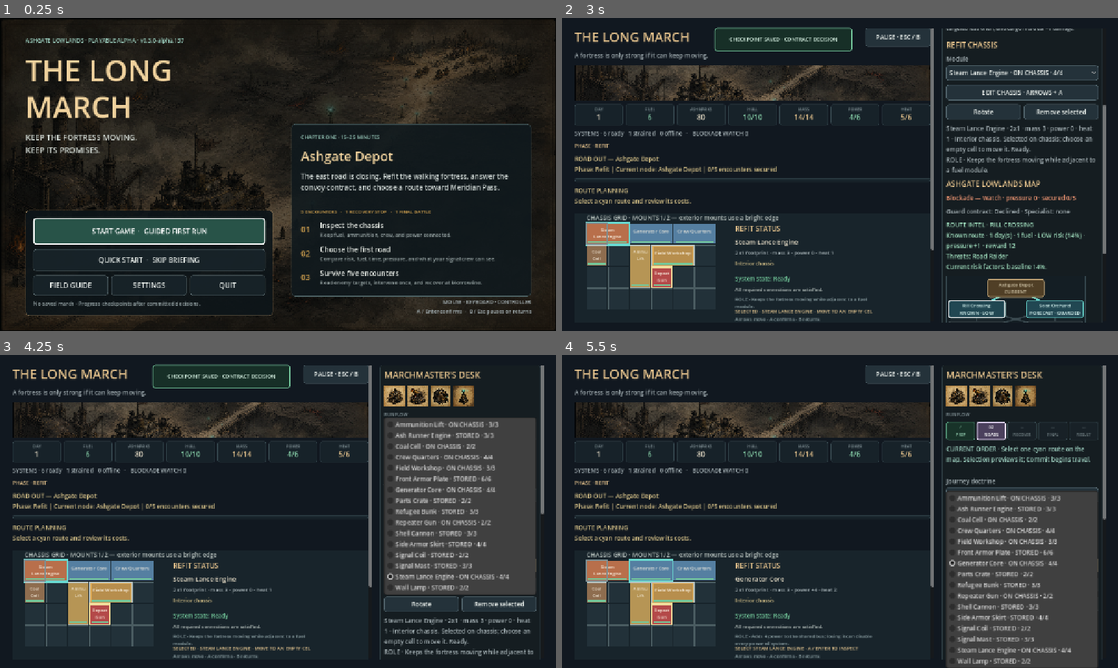
Above: before the commit, frames 1-4 (two rows, left to right).
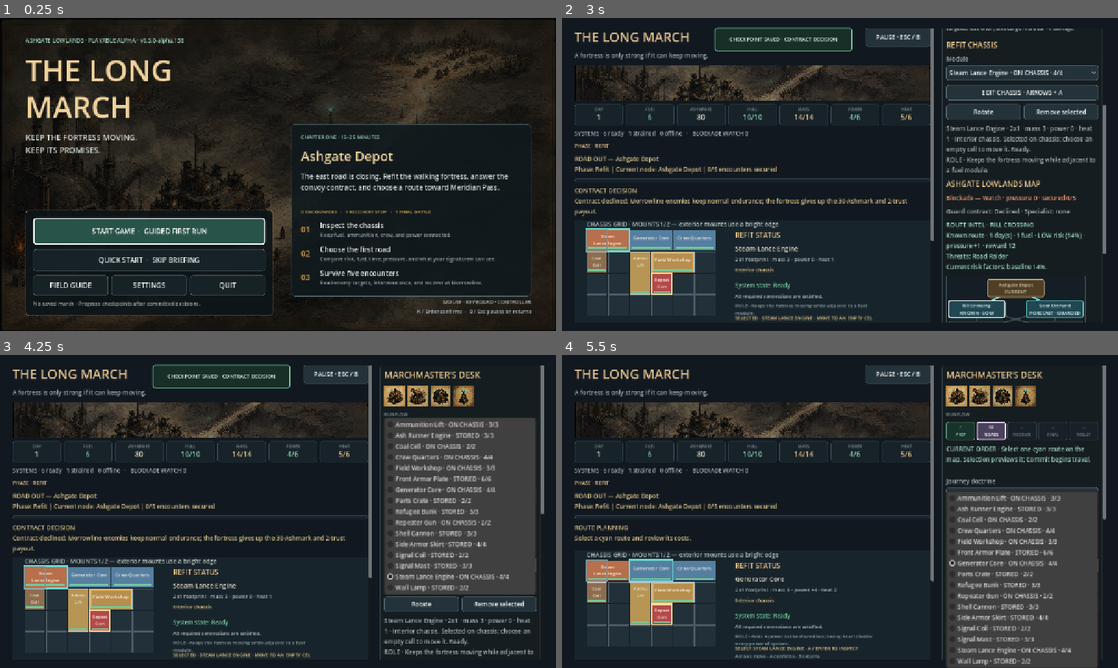
Above: after the commit, the same moments.

Repository: raphaelroshan/the-long-march
Game: Godot game, scene res://scenes/App.tscn
Same seed, same stepped clock (60 frames per second), same inputs: the game is played once before the commit and once after it.
Inputs:
- Up to frame 1 (0.25 s): no input
- Up to frame 2 (3 s): click "START GAME · GUIDED FIRST RUN" at 0.5 s; click "GUARD THE CONVOY MORROWLINE ·…" at 1.25 s; click "SKIP BRIEFING" at 2 s; click "TRAVEL UNBOUND NO EXTRA ENEMY…" at 2.75 s
- Up to frame 3 (4.25 s): click "Steam Lance Engine · ON CHASS…" at 3.5 s
- Up to frame 4 (5.5 s): click "Protect Cargo" at 4.25 s; click "Generator Core · ON CHASSIS ·…" at 5 s

The runs differ from the first frame. In frame 1, less than 0.1% of the frame differs, in the area x 32-33%, y 6-8%; in frame 2, 6.0%, in the area x 2-67%, y 54-97%; in frame 3, 6.0%; in frame 4, less than 0.1%.

Commit message:
Keep contract consequences visible

Diff:
--- a/project.godot
+++ b/project.godot
@@ -4,7 +4,7 @@
 
 [application]
 config/name="The Long March"
-config/version="0.3.0-alpha.137"
+config/version="0.3.0-alpha.138"
 run/main_scene="res://scenes/App.tscn"
 config/features=PackedStringArray("4.4", "GL Compatibility")
 
--- a/src/core/fortress_state.gd
+++ b/src/core/fortress_state.gd
@@ -436,12 +436,14 @@
 	if guard_contract_status != "offered":
 		return {"ok": false, "reason": "the guard contract has already been answered"}
 	guard_contract_status = "accepted" if accept else "declined"
+	var message := ""
 	if accept:
-		log.append("Accepted the Morrowline Parts Guard contract. The convoy approach gains additional enemy endurance, but pays 30 Ashmarks and 2 trust.")
+		message = "Contract accepted: each enemy on the Morrowline approach gains 1 HP; safe arrival pays 30 Ashmarks and 2 trust."
 	else:
 		mobility_tendency += 1
-		log.append("Declined the Morrowline Parts Guard contract to preserve freedom of movement.")
-	return {"ok": true, "status": guard_contract_status, "summary": summary()}
+		message = "Contract declined: Morrowline enemies keep normal endurance; the fortress gives up the 30-Ashmark and 2-trust payout."
+	log.append(message)
+	return {"ok": true, "status": guard_contract_status, "message": message, "summary": summary()}
 
 func campaign_event_details() -> Dictionary:
 	match campaign_event_pending:
--- a/src/ui/main.gd
+++ b/src/ui/main.gd
@@ -1244,13 +1244,14 @@
 func _on_guard_contract_pressed(accept: bool) -> void:
 	var result := state.choose_guard_contract(accept)
 	if bool(result.get("ok", false)):
-		_set_event("Accepted the Morrowline Parts Guard contract." if accept else "Declined the guard contract. The fortress will travel without the convoy obligation.")
+		_set_event("CONTRACT DECISION\n%s" % String(result.get("message", "Contract decision recorded.")))
 		_journal_event("guard_contract_answered", {"accepted": accept})
 		_checkpoint("contract_answered")
 	else:
 		_set_event("Contract choice blocked: %s." % String(result.get("reason", "unknown")))
 	_refresh_ui()
 	if bool(result.get("ok", false)):
+		encounter_label.text = "CONTRACT DECISION\n%s" % String(result.get("message", "Contract decision recorded."))
 		focus_current_action.call_deferred()
 
 func _on_campaign_node_pressed(index: int) -> void:
--- a/tests/test_fortress_state.gd
+++ b/tests/test_fortress_state.gd
@@ -369,7 +369,9 @@
 	var state := LongMarchState.new(1107)
 	_install_campaign_signal_loadout(state)
 	state.start_campaign()
-	_expect(bool(state.choose_guard_contract(true).get("ok", false)), "the Morrowline guard contract should be accepted at Ashgate")
+	var contract_result := state.choose_guard_contract(true)
+	_expect(bool(contract_result.get("ok", false)), "the Morrowline guard contract should be accepted at Ashgate")
+	_expect(String(contract_result.get("message", "")).contains("each enemy") and String(contract_result.get("message", "")).contains("30 Ashmarks") and String(contract_result.get("message", "")).contains("2 trust"), "accepting the contract should return a complete consequence receipt")
 	_campaign_battle(state, "rill_crossing", "protect_cargo")
 	_campaign_battle(state, "broken_relay")
 	_expect(state.campaign_event_pending == "lost_signal", "the Broken Relay should require an authored local decision")
--- a/tests/test_prototype_flow.gd
+++ b/tests/test_prototype_flow.gd
@@ -196,12 +196,12 @@
 	await process_frame
 	await process_frame
 	_expect(game.state.guard_contract_status == "accepted", "the guard contract should be selectable through the UI")
+	_expect(game.event_label.text.begins_with("CONTRACT DECISION") and game.encounter_label.text.begins_with("CONTRACT DECISION") and game.encounter_label.text.contains("each enemy") and game.encounter_label.text.contains("30 Ashmarks") and game.encounter_label.text.contains("2 trust"), "the accepted contract should leave an exact above-fold consequence receipt after its choice cards disappear")
 	_expect(game.guidance_label.text.contains("Select one cyan route"), "the objective should advance immediately after the contract is answered")
 	_expect(game.current_run_flow_step == 1 and game.run_flow_labels[0].text.begins_with("✓"), "answering the contract should advance the tracker to the Lowlands roads")
 	_expect(game.campaign_map.status_for("rill_crossing") == "available" and not game.campaign_map.button_for("rill_crossing").disabled, "answering the contract should activate the opening map nodes")
 	_expect(game.campaign_map.button_for("rill_crossing").text.contains("KNOWN · LOW") and game.campaign_map.button_for("soot_orchard").text.contains("FORECAST · GUARDED"), "available map nodes should expose compact scouting and risk comparisons before focus")
 	_expect(game.campaign_map.button_for("rill_crossing").has_focus(), "resolving the contract should hand controller focus to the first route")
-	_expect(game.encounter_label.text.begins_with("ROUTE PLANNING"), "the post-contract status should name the next actionable phase")
 	_expect(game.right_scroll.get_global_rect().encloses(game.campaign_map.button_for("rill_crossing").get_global_rect()), "route focus should scroll the selected action fully into view")
 	var route_viewport_rect: Rect2 = game.right_scroll.get_global_rect()
 	var route_asset_rect: Rect2 = game.asset_row.get_global_rect()
--- a/tools/ci_manifest.json
+++ b/tools/ci_manifest.json
@@ -1,7 +1,7 @@
 {
   "slug": "the-long-march",
   "display_name": "The Long March",
-  "prototype_version": "0.3.0-alpha.137",
+  "prototype_version": "0.3.0-alpha.138",
   "playtest_ready": true,
   "godot_test": "res://tests/test_fortress_state.gd",
   "primary_repo": "raphaelroshan/the-long-march",
Not shown, changed: export_presets.cfg
Not shown, changed: docs/decision_log.md
